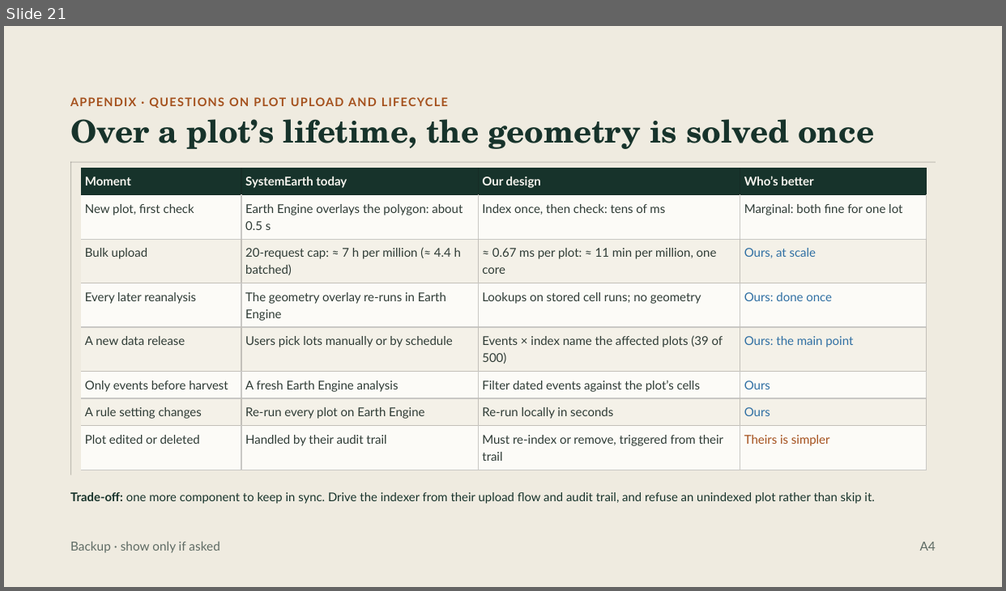
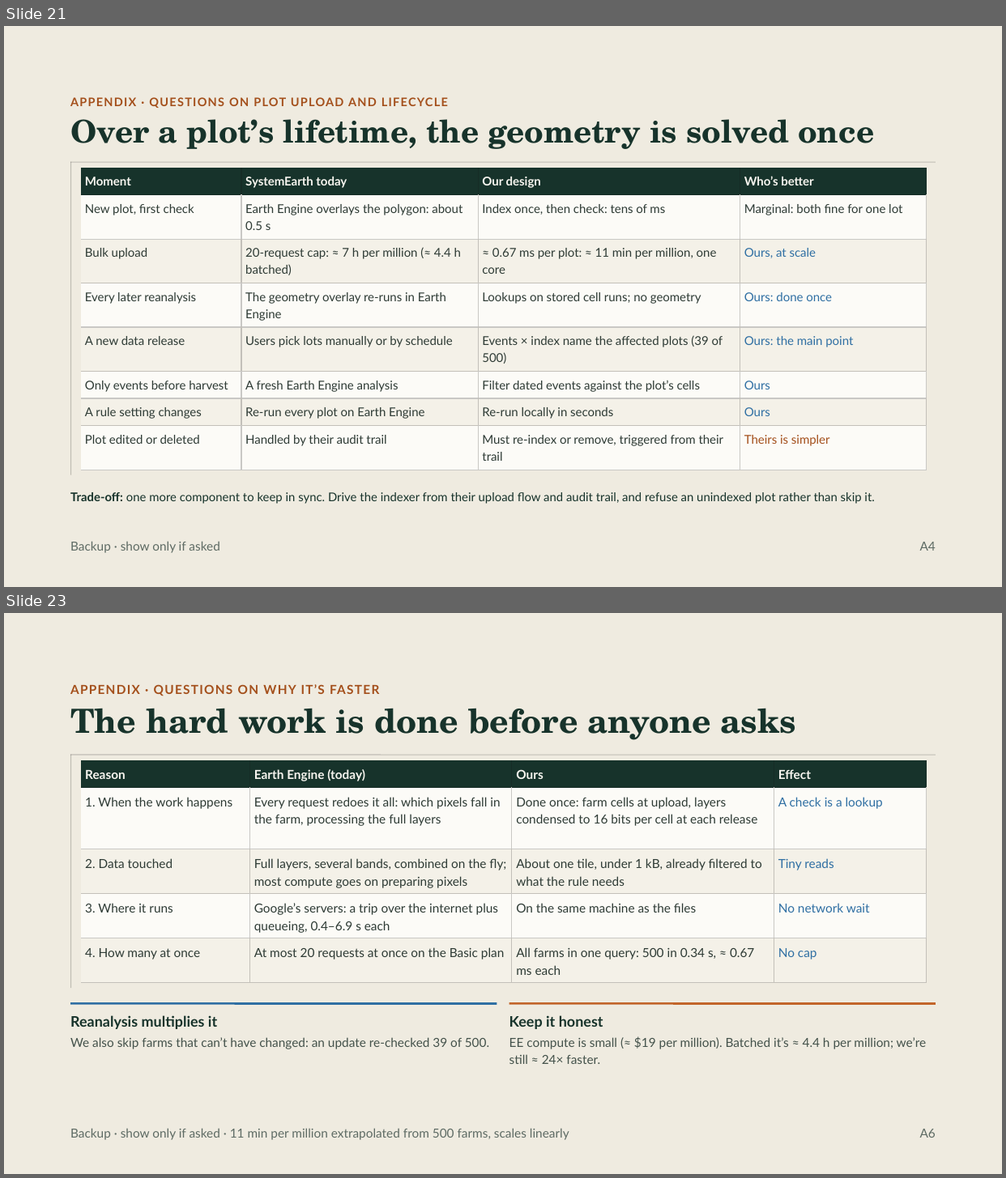
Before and after one commit to xR4F4ELx/SystemEarthProject, a slide deck: docs/SystemEarth Business Case Slides.pptx. Shown one above the other, each under a label of ours: slide 21 before the commit, slides 21 and 23 after it; the slides between them are not shown. The pictures are 1006x591 and 1006x1178 pixels, drawn with LibreOffice and Linux fonts; fonts in the diff are those of the drawing. Boxes give left, top, right and bottom in pixels: in the first picture for what was removed or moved away, otherwise in the second. Text is boxed around its words. In the diff, an @@ line names an element or a change of style, - is before the commit and + after.

Commit message:
updated slides

```diff
--- a/docs/SystemEarth Business Case Slides.pptx
+++ b/docs/SystemEarth Business Case Slides.pptx
@@ slide 23 added at (4,613,1002,1174), background #EFEBE0 @@
@@ text added at (70,684,379,696), 12 pt, text #A4501C, bold @@
+APPENDIX · QUESTIONS ON WHY IT’S FASTER
@@ title added at (70,708,797,740), 32 pt, text #17332B, bold @@
+The hard work is done before anyone asks
@@ line added from (70, 755) to (936, 755), #141413 0.83 pt @@
@@ line added from (70, 755) to (70, 988), #141413 0.83 pt @@
@@ table added at (81,760,927,983), 5 rows, 4 columns @@
+Reason | Earth Engine (today) | Ours | Effect
+1. When the work happens | Every request redoes it all: which pixels fall in the farm, processing the full layers | Done once: farm cells at upload, layers condensed to 16 bits per cell at each release | A check is a lookup
+2. Data touched | Full layers, several bands, combined on the fly; most compute goes on preparing pixels | About one tile, under 1 kB, already filtered to what the rule needs | Tiny reads
+3. Where it runs | Google’s servers: a trip over the internet plus queueing, 0.4–6.9 s each | On the same machine as the files | No network wait
+4. How many at once | At most 20 requests at once on the Basic plan | All farms in one query: 500 in 0.34 s, ≈ 0.67 ms each | No cap
@@ line added from (70, 1003) to (496, 1003), #2F6FA3 2 pt @@
@@ text added at (70,1016,217,1029), 14 pt, text #17332B, bold @@
+Reanalysis multiplies it
@@ line added from (509, 1003) to (936, 1003), #C2652A 2 pt @@
@@ text added at (509,1016,603,1029), 14 pt, text #17332B, bold @@
+Keep it honest
@@ text added at (70,1037,489,1050), 12 pt, text #44524B @@
+We also skip farms that can’t have changed: an update re-checked 39 of 500.
@@ text added at (509,1037,927,1064), 12 pt, text #44524B @@
+EE compute is small (≈ $19 per million). Batched it’s ≈ 4.4 h per million; we’re still ≈ 24× faster.
@@ text added at (70,1128,569,1140), 12 pt, text #5E6B64 @@
+Backup · show only if asked · 11 min per million extrapolated from 500 farms, scales linearly
@@ text added at (920,1129,936,1138), 12 pt, text #5E6B64 @@
+A6
```
Also in this commit, not shown: 1 slide changed, 1 other slide added, 1 other file.
